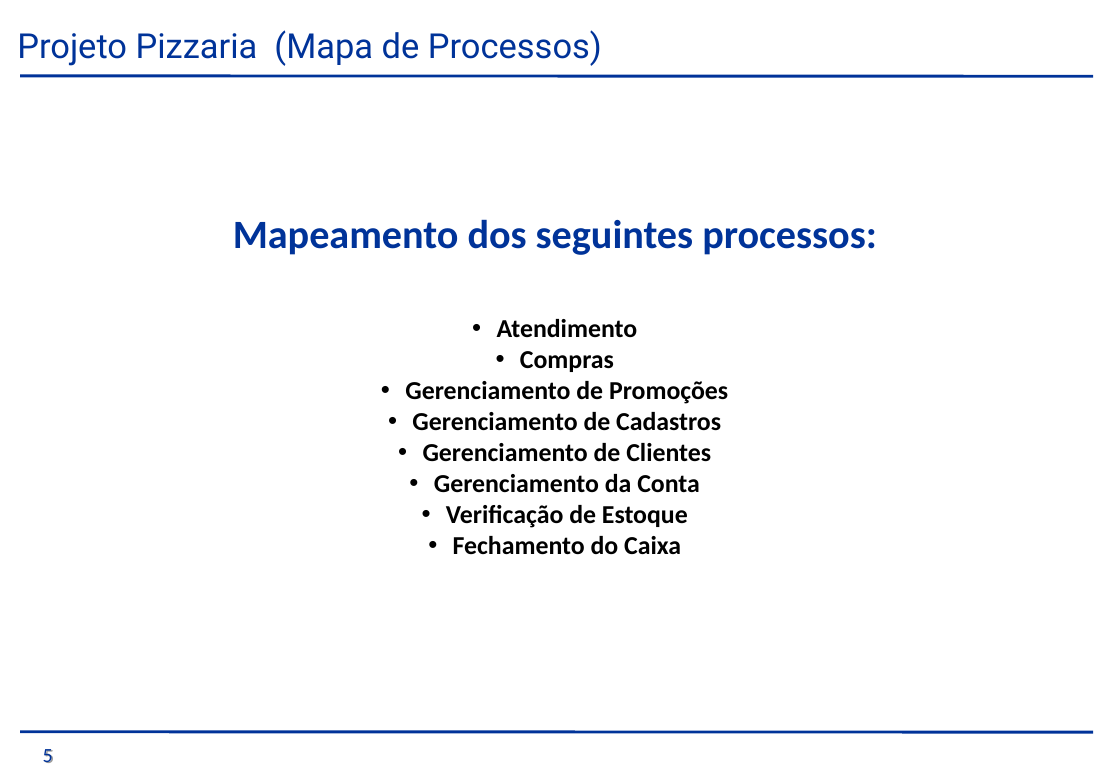
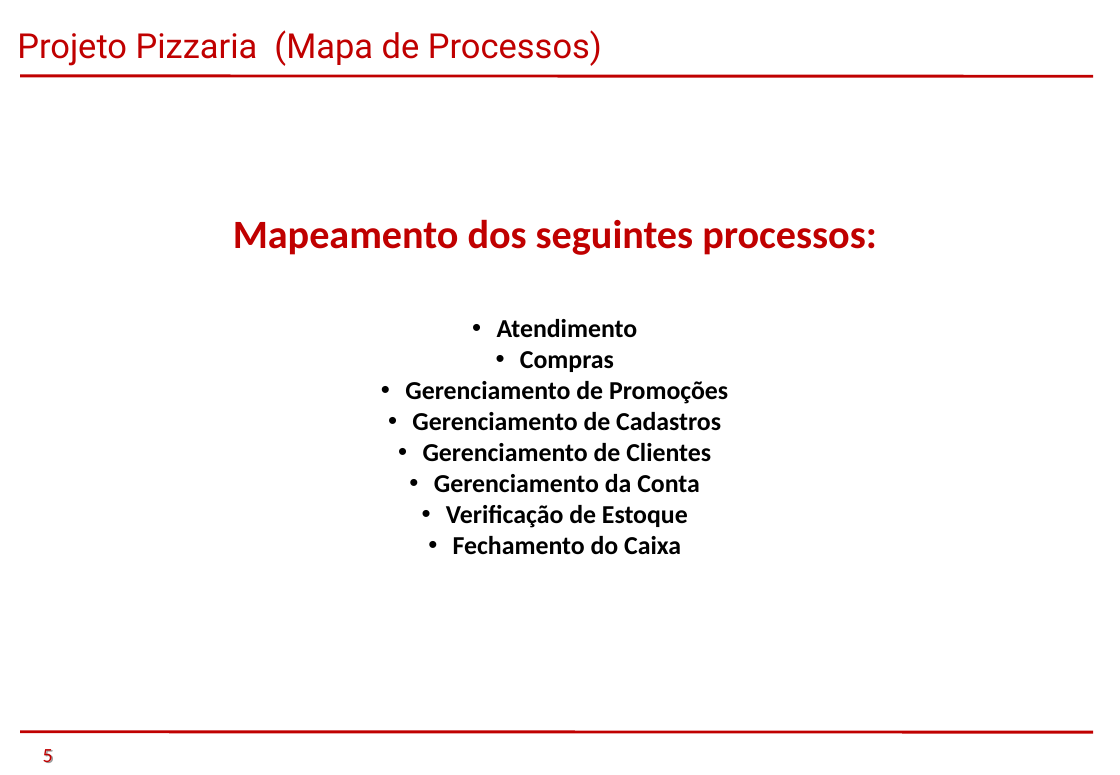
Before and after one commit to saintalex93/tcmpizzaria, a slide deck: slide 5 of PTCC/PTCC/Apresentação/Pizzaria.ppt. Drawn at 1120x775 pixels with LibreOffice and Linux fonts; fonts in the diff are those of the drawing; background and template pictures are left out. Boxes give left, top, right and bottom in pixels: in the first picture for what was removed or moved away, otherwise in the second. Text is boxed around its words. In the diff, an @@ line names an element or a change of style, - is before the commit and + after.

```diff
--- a/PTCC/PTCC/Apresentação/Pizzaria.ppt
+++ b/PTCC/PTCC/Apresentação/Pizzaria.ppt
@@ text "Projeto Pizzaria (Mapa de Processos)" at bbox=[17, 30, 602, 66]: text colour #003399 to #C00000 @@
@@ line (20, 75) - (1092, 76): stroke #003399 2.01 pt to #C00000 2.01 pt @@
@@ text at bbox=[233, 219, 877, 255]: text colour #003399 to #C00000 in "Mapeamento dos seguintes processos:" @@
@@ line (20, 732) - (1092, 733): stroke #003399 2.01 pt to #C00000 2.01 pt @@
@@ text "5" at bbox=[43, 749, 53, 763]: text colour #003399 to #C00000 @@
```
Also in this commit, not shown: 11 other slides changed, 3 slides removed.
